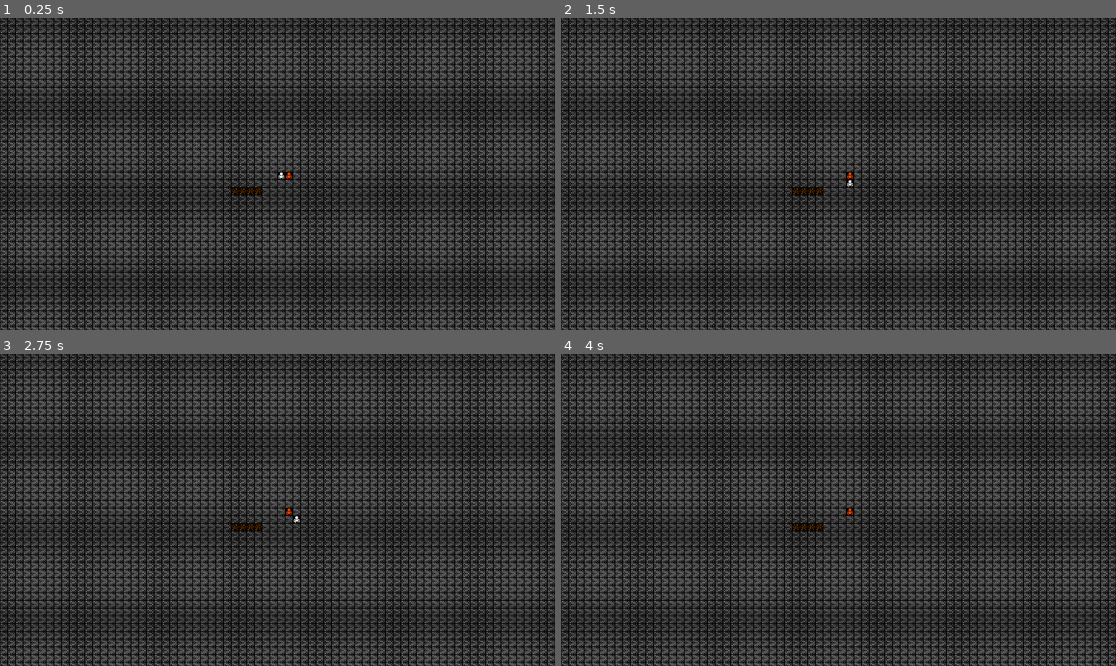
Above: before the commit, frames 1-4 (two rows, left to right).
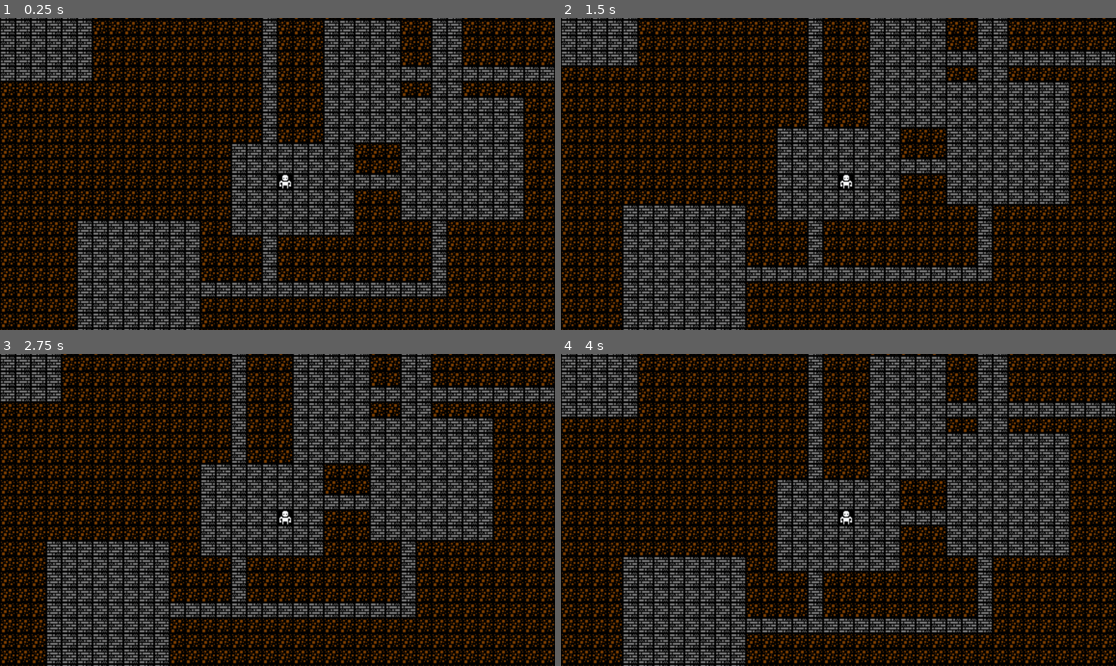
Above: after the commit, the same moments.

Repository: degustaf/godot_roguelike_tutorial
Game: Godot game, scene res://src/Game/game.tscn
Same seed, same stepped clock (60 frames per second), same inputs: the game is played once before the commit and once after it.
Inputs:
- Up to frame 1 (0.25 s): no input
- Up to frame 2 (1.5 s): tap Enter at 0.5 s; hold Right (ui_right) 0.53-1.28 s; tap Space at 1.25 s; hold Down (ui_down) from 1.28 s (still down)
- Up to frame 3 (2.75 s): tap Enter at 2 s; release Down (ui_down) at 2.03 s; hold Right (ui_right) from 2.03 s (still down)
- Up to frame 4 (4 s): tap Space at 2.75 s; release Right (ui_right) at 2.78 s; hold Up (ui_up) 2.78-3.53 s; tap Enter at 3.5 s; hold Left (ui_left) from 3.53 s (still down)

The runs differ from the first frame. In frame 1, 70% of the frame differs, in the area x 0-100%, y 0-100%; in frame 2, 70%; in frame 3, 70%; in frame 4, 70%.

Commit message:
Finish tutorial step 3

Diff:
--- a/src/Entities/Actors/Actions/movement_action.gd
+++ b/src/Entities/Actors/Actions/movement_action.gd
@@ -7,15 +7,10 @@
 	offset = Vector2i(dx, dy)
 
 func perform(game: Game, entity: Entity):
-	print("In MovementAction::perform")
 	var destination: Vector2i = entity.grid_position + offset
 
 	var map_data: MapData = game.get_map_data()
 	var destination_tile: Tile = map_data.get_tile(destination)
-	if not destination_tile:
-		print("No destination_tile")
-		return
-	if not destination_tile.is_walkable():
-		print("destination_tile is not walkable")
+	if not destination_tile or not destination_tile.is_walkable():
 		return
 	entity.move(offset)
--- a/src/Game/game.gd
+++ b/src/Game/game.gd
@@ -10,12 +10,12 @@
 @onready var map: Map = $Map
 
 func _ready() -> void:
-	var player_start_pos: Vector2i = Grid.world_to_grid(get_viewport_rect().size.floor() / 2)
-	player = Entity.new(player_start_pos, player_definition)
+	player = Entity.new(Vector2i.ZERO, player_definition)
+	var camera: Camera2D = $Camera2D
+	remove_child(camera)
+	player.add_child(camera)
 	entities.add_child(player)
-	var npc = Entity.new(player_start_pos + Vector2i.RIGHT, player_definition)
-	npc.modulate = Color.ORANGE_RED
-	entities.add_child(npc)
+	map.generate(player)
 
 func get_map_data() -> MapData:
 	return map.map_data
--- a/src/Game/game.tscn
+++ b/src/Game/game.tscn
@@ -3,6 +3,7 @@
 [ext_resource type="Script" uid="uid://ckq8fibhemy1f" path="res://src/Game/event_handler.gd" id="1_60cvd"]
 [ext_resource type="Script" uid="uid://6kqym8twjapb" path="res://src/Game/game.gd" id="1_sag4g"]
 [ext_resource type="Script" uid="uid://cmk4ycpykx0m7" path="res://src/Map/map.gd" id="3_sag4g"]
+[ext_resource type="Script" uid="uid://bjy3tde6l3b58" path="res://src/Map/dungeon_generator.gd" id="4_bob6j"]
 
 [node name="Game" type="Node2D" unique_id=30654713]
 script = ExtResource("1_sag4g")
@@ -13,4 +14,10 @@
 [node name="Map" type="Node2D" parent="." unique_id=858294122]
 script = ExtResource("3_sag4g")
 
+[node name="DungeonGenerator" type="Node" parent="Map" unique_id=461679378]
+script = ExtResource("4_bob6j")
+
 [node name="Entities" type="Node2D" parent="." unique_id=1259075879]
+
+[node name="Camera2D" type="Camera2D" parent="." unique_id=226475968]
+zoom = Vector2(2, 2)
--- /dev/null
+++ b/src/Map/dungeon_generator.gd
@@ -0,0 +1,80 @@
+class_name DungeonGenerator
+extends Node
+
+@export_category("Map Dimensions")
+@export var map_width: int = 80
+@export var map_height: int = 45
+
+@export_category("Rooms RNG")
+@export var max_rooms: int = 30
+@export var room_max_size: int = 10
+@export var room_min_size: int = 6
+
+var _rng := RandomNumberGenerator.new()
+
+func _ready() -> void:
+	_rng.randomize()
+
+func _carve_tile(dungeon: MapData, x: int, y: int) -> void:
+	var tile_position = Vector2i(x,y)
+	var tile: Tile = dungeon.get_tile(tile_position)
+	tile.set_tile_type(dungeon.tile_types.floor)
+
+func _carve_room(dungeon: MapData, room: Rect2i) -> void:
+	var inner: Rect2i = room.grow(-1)
+	for y in range(inner.position.y, inner.end.y+1):
+		for x in range(inner.position.x, inner.end.x+1):
+			_carve_tile(dungeon, x, y)
+
+func _tunnel_horizontal(dungeon: MapData, y: int, x_start: int, x_end: int) -> void:
+	var x_min: int = mini(x_start, x_end)
+	var x_max: int = maxi(x_start, x_end)
+	for x in range(x_min, x_max+1):
+		_carve_tile(dungeon, x, y)
+
+func _tunnel_vertical(dungeon: MapData, x: int, y_start: int, y_end: int) -> void:
+	var y_min: int = mini(y_start, y_end)
+	var y_max: int = maxi(y_start, y_end)
+	for y in range(y_min, y_max+1):
+		_carve_tile(dungeon, x, y)
+
+func _tunnel_between(dungeon: MapData, start: Vector2i, end: Vector2i) -> void:
+	if _rng.randf() < 0.5:
+		_tunnel_horizontal(dungeon, start.y, start.x, end.x)
+		_tunnel_vertical(dungeon, end.x, start.y, end.y)
+	else:
+		_tunnel_vertical(dungeon, start.x, start.y, end.y)
+		_tunnel_horizontal(dungeon, end.y, start.x, end.x)
+
+func generate_dungeon(player: Entity) -> MapData:
+	var dungeon := MapData.new(map_width, map_height)
+
+	var rooms: Array[Rect2i] = []
+
+	for _try_rooms in max_rooms:
+		var room_width: int = _rng.randi_range(room_min_size, room_max_size)
+		var room_height: int = _rng.randi_range(room_min_size, room_max_size)
+
+		var x: int = _rng.randi_range(0, dungeon.width - room_width - 1)
+		var y: int = _rng.randi_range(0, dungeon.height - room_height - 1)
+
+		var new_room = Rect2i(x,y,room_width,room_height)
+
+		var has_intersection: bool = false
+		for room in rooms:
+			if room.intersects(new_room.grow(-1)):
+				has_intersection = true
+				break
+		if has_intersection:
+			continue
+
+		_carve_room(dungeon, new_room)
+
+		if rooms.is_empty():
+			player.grid_position = new_room.get_center()
+		else:
+			_tunnel_between(dungeon, rooms.back().get_center(), new_room.get_center())
+
+		rooms.append(new_room)
+
+	return dungeon
--- a/src/Map/map.gd
+++ b/src/Map/map.gd
@@ -1,15 +1,15 @@
 class_name Map
 extends Node2D
 
-@export var map_width: int = 80
-@export var map_height: int = 45
-
 var map_data: MapData
 
+@onready var dungeon_generator: DungeonGenerator = $DungeonGenerator
 
-func _ready() -> void:
-	map_data = MapData.new(map_width, map_height)
+
+func generate(player: Entity) -> void:
+	map_data = dungeon_generator.generate_dungeon(player)
 	_place_tiles()
+
 
 func _place_tiles() -> void:
 	for tile in map_data.tiles:
--- a/src/Map/map_data.gd
+++ b/src/Map/map_data.gd
@@ -20,11 +20,8 @@
 	for y in height:
 		for x in width:
 			var tile_position := Vector2i(x,y)
-			var tile := Tile.new(tile_position, tile_types.floor)
+			var tile := Tile.new(tile_position, tile_types.wall)
 			tiles.append(tile)
-	for x in range(30,34):
-		var tile: Tile = get_tile(Vector2i(x,22))
-		tile.set_tile_type(tile_types.wall)
 
 func get_tile(grid_position: Vector2i) -> Tile:
 	var tile_index: int = grid_to_index(grid_position)
Not shown, added: src/Map/dungeon_generator.gd.uid
Not shown, changed: README.md
